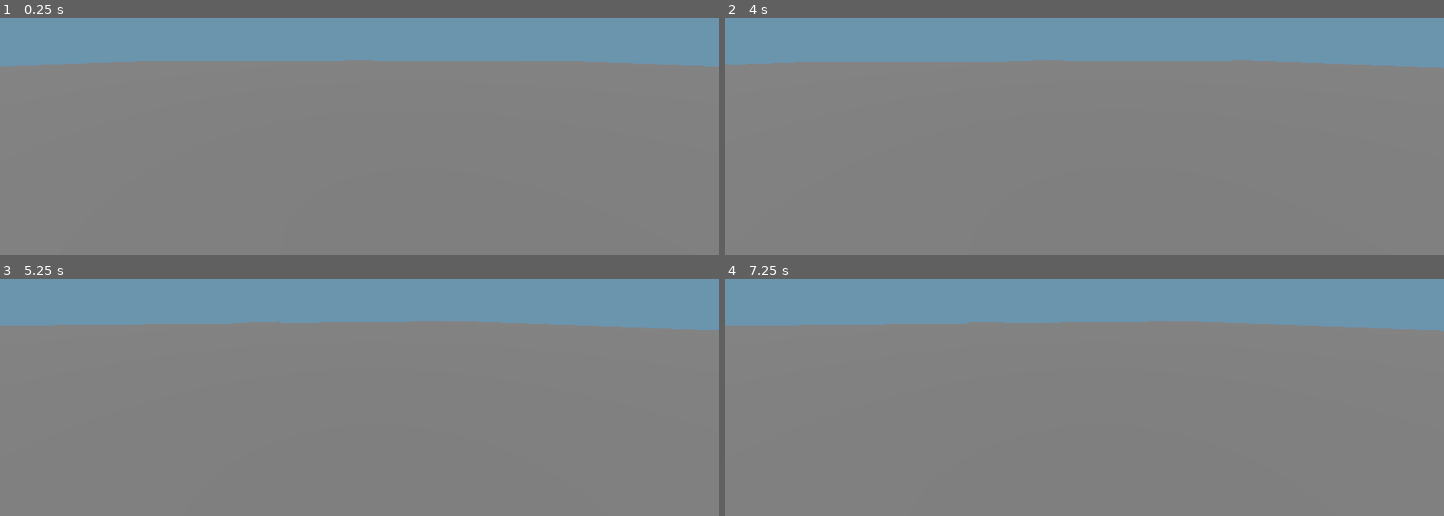
Above: before the commit, frames 1-4 (two rows, left to right).
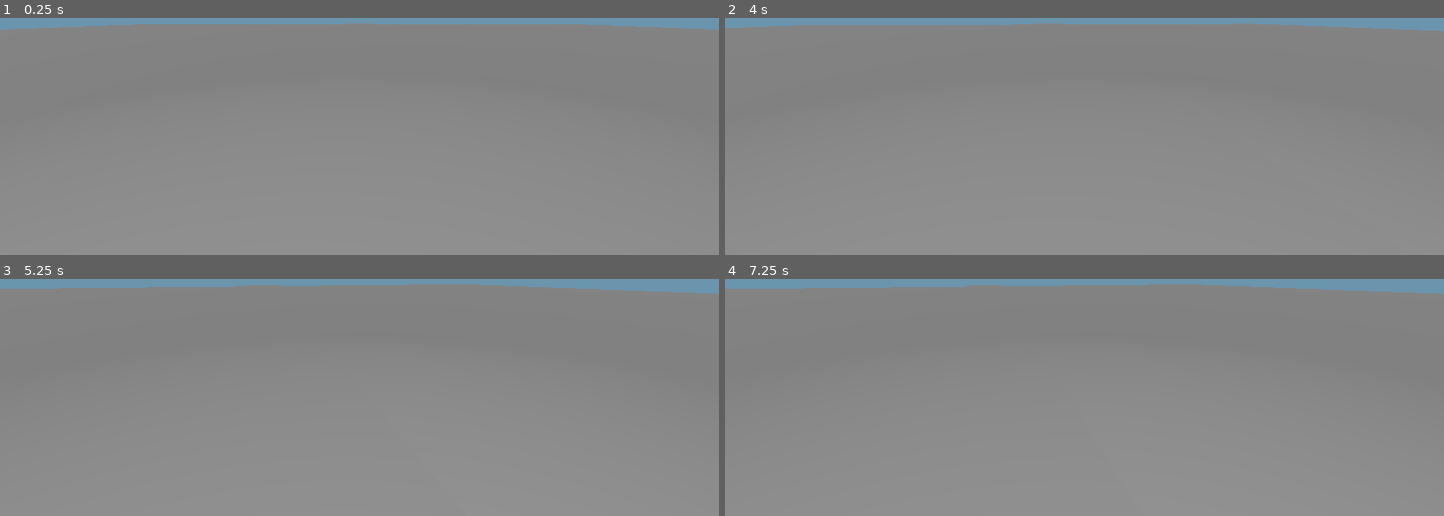
Above: after the commit, the same moments.

Repository: a536343736353-cmd/Euro_Haul_Clean
Game: Godot game, scene res://scenes/main.tscn
The game is run twice, just before and just after one commit, with the same random seed, the same clock (stepped at 60 frames per second) and the same inputs.
Inputs:
- Up to frame 1 (0.25 s): no input
- Up to frame 2 (4 s): tap Enter at 0.5, 2, 3.5 s; hold D (steer_right) 0.53-1.28 s; tap Space (brake) at 1.25, 2.75 s; hold Space (brake) 1.28-2.03 s; hold D (steer_right) 2.03-2.78 s; hold W (accelerate) 2.78-3.53 s; hold A (steer_left) from 3.53 s (still down)
- Up to frame 3 (5.25 s): tap Space (brake) at 4.25 s; release A (steer_left) at 5.03 s; hold Space (brake) from 5.03 s (still down)
- Up to frame 4 (7.25 s): release Space (brake) at 5.78 s; hold D (steer_right) 5.78-6.53 s; hold W (accelerate) from 6.53 s (still down)

The runs differ from the first frame. In frame 1, 16% of the frame differs, in the area x 0-100%, y 2-21%; in frame 2, 16%; in frame 3, 16%; in frame 4, 16%.

Commit message:
Build functional truck node and child-node hierarchy

Diff:
--- a/godot/scenes/truck.tscn
+++ b/godot/scenes/truck.tscn
@@ -11,24 +11,81 @@
 [sub_resource type="BoxMesh" id="BoxMesh_cab"]
 size = Vector3(2.15, 1.5, 1.9)
 
-[node name="Truck" type="CharacterBody3D"]
+[sub_resource type="CylinderMesh" id="CylinderMesh_wheel"]
+top_radius = 0.48
+bottom_radius = 0.48
+height = 0.32
+radial_segments = 20
+
+[node name="Truck" type="CharacterBody3D" groups=["vehicle"]]
 script = ExtResource("1_controller")
 floor_snap_length = 0.35
+motion_mode = 0
 
 [node name="CollisionShape3D" type="CollisionShape3D" parent="."]
 position = Vector3(0, 0.8, 0)
 shape = SubResource("BoxShape3D_chassis")
 
-[node name="Chassis" type="MeshInstance3D" parent="."]
+[node name="Visuals" type="Node3D" parent="."]
+
+[node name="Chassis" type="MeshInstance3D" parent="Visuals"]
 position = Vector3(0, 0.8, 0)
 mesh = SubResource("BoxMesh_chassis")
 
-[node name="Cab" type="MeshInstance3D" parent="."]
+[node name="Cab" type="MeshInstance3D" parent="Visuals"]
 position = Vector3(0, 1.9, 1.1)
 mesh = SubResource("BoxMesh_cab")
 
+[node name="Wheels" type="Node3D" parent="Visuals"]
+
+[node name="FrontLeft" type="MeshInstance3D" parent="Visuals/Wheels"]
+position = Vector3(-1.12, 0.48, 1.65)
+rotation_degrees = Vector3(0, 0, 90)
+mesh = SubResource("CylinderMesh_wheel")
+
+[node name="FrontRight" type="MeshInstance3D" parent="Visuals/Wheels"]
+position = Vector3(1.12, 0.48, 1.65)
+rotation_degrees = Vector3(0, 0, 90)
+mesh = SubResource("CylinderMesh_wheel")
+
+[node name="RearLeft" type="MeshInstance3D" parent="Visuals/Wheels"]
+position = Vector3(-1.12, 0.48, -1.65)
+rotation_degrees = Vector3(0, 0, 90)
+mesh = SubResource("CylinderMesh_wheel")
+
+[node name="RearRight" type="MeshInstance3D" parent="Visuals/Wheels"]
+position = Vector3(1.12, 0.48, -1.65)
+rotation_degrees = Vector3(0, 0, 90)
+mesh = SubResource("CylinderMesh_wheel")
+
+[node name="HitchPoint" type="Marker3D" parent="."]
+position = Vector3(0, 0.65, -2.8)
+
 [node name="CameraPivot" type="Node3D" parent="."]
-position = Vector3(0, 3.5, -7.5)
+position = Vector3(0, 3.5, -8.5)
+rotation_degrees = Vector3(-8, 0, 0)
 
 [node name="Camera3D" type="Camera3D" parent="CameraPivot"]
 current = true
+fov = 75.0
+
+[node name="Headlights" type="Node3D" parent="Visuals"]
+
+[node name="LeftHeadlight" type="SpotLight3D" parent="Visuals/Headlights"]
+position = Vector3(-0.72, 1.55, 2.08)
+rotation_degrees = Vector3(-8, 0, 0)
+light_energy = 1.5
+spot_range = 32.0
+
+[node name="RightHeadlight" type="SpotLight3D" parent="Visuals/Headlights"]
+position = Vector3(0.72, 1.55, 2.08)
+rotation_degrees = Vector3(-8, 0, 0)
+light_energy = 1.5
+spot_range = 32.0
+
+[node name="EngineAudio" type="AudioStreamPlayer3D" parent="."]
+position = Vector3(0, 1.0, 0)
+max_distance = 45.0
+
+[node name="TrailerSocket" type="Marker3D" parent="."]
+position = Vector3(0, 0.75, -2.9)
Not shown: 1 places in godot/scenes/truck.tscn that only renumber resources
